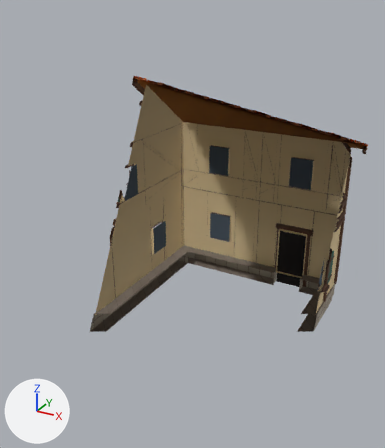
The glTF model assets/3D/village/structures/general_store.glb as it was, and as the next commit left it.
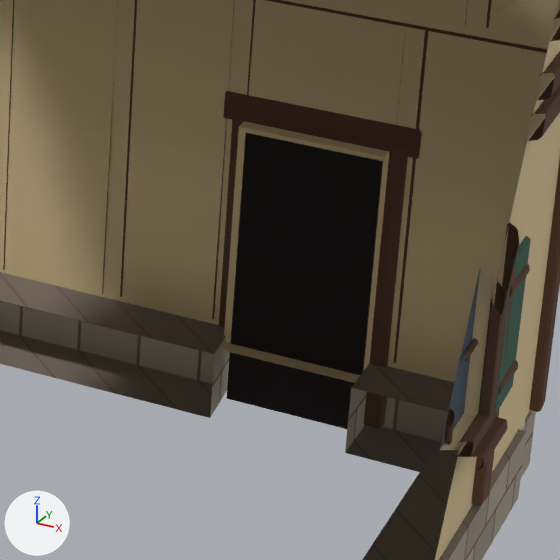
Each version is shown whole from a camera (50 mm lens) standing at (6.45, -13.15, 9.74) and looking at (-0.17, -1.12, 3.72), then close up on the part from 61% to 88% of the width and 46% to 70% of the height. The lights are fixed; the arrows at lower left show +X, +Y and +Z. The last two pictures show the newer version. Everything nearer to the camera than a plane just in front of the edit is cut away. Objects named as collision shapes, trigger or cutter boxes, shadow casters or lower levels of detail are left out. Where no turn or scale is listed for an object, it has been applied to the vertices.

The first close-up shows 'GeneralStore_Static_Painted', 'GeneralStore_Static_StoneWall'.
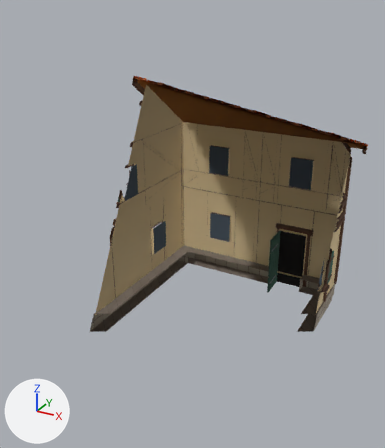
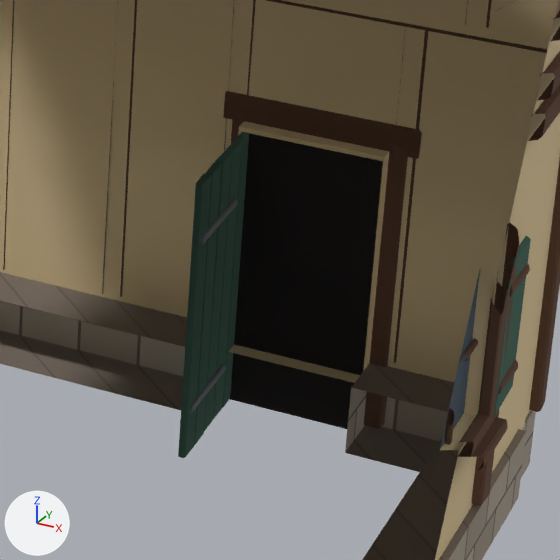
The change in detail:
Object 'GeneralStore_BackDoor_Leaf0' (ob_generalstore_backdoor_leaf0) turns from (0, 0, 0) to (0, 0, -89) degrees about x, y and z.

Changed parts and their boxes [x1, y1, x2, y2] in the close-ups (560 x 560 px):
'GeneralStore_BackDoor_Leaf0', turned (not visible before)
    after: [178, 132, 249, 458]
